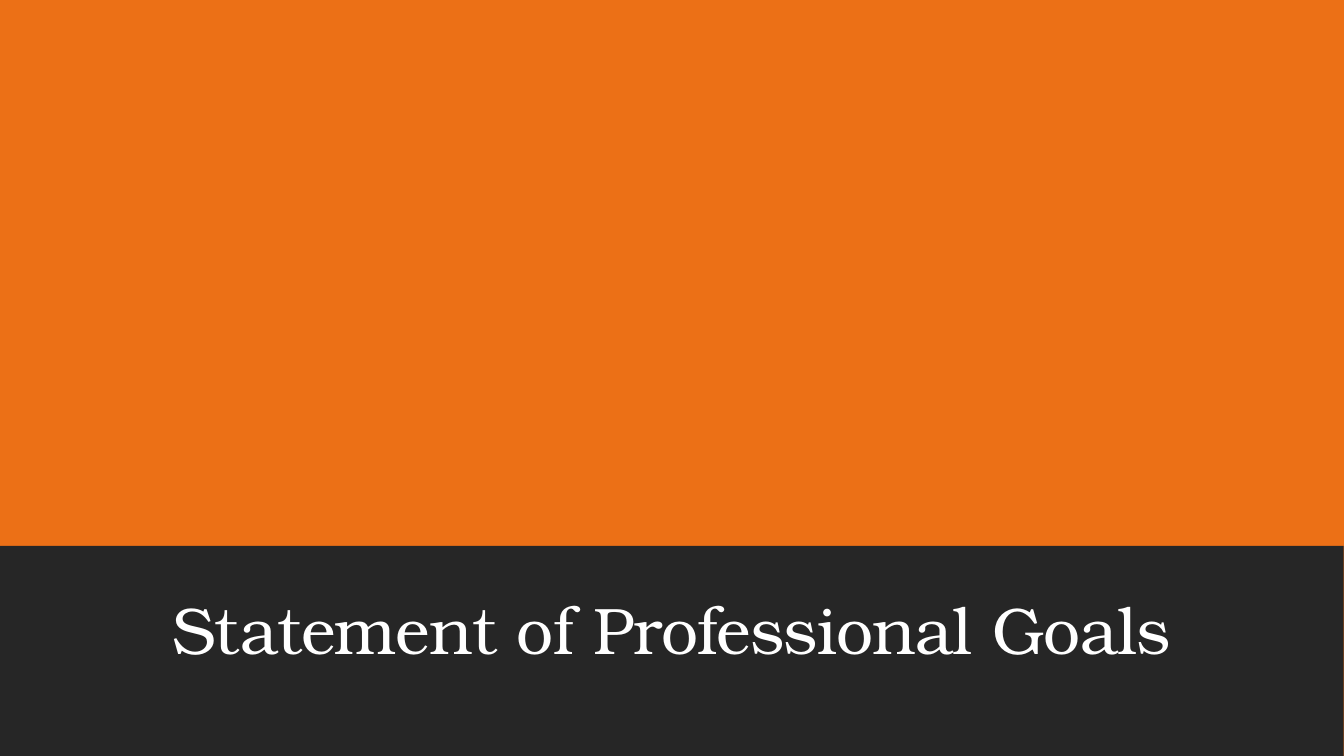
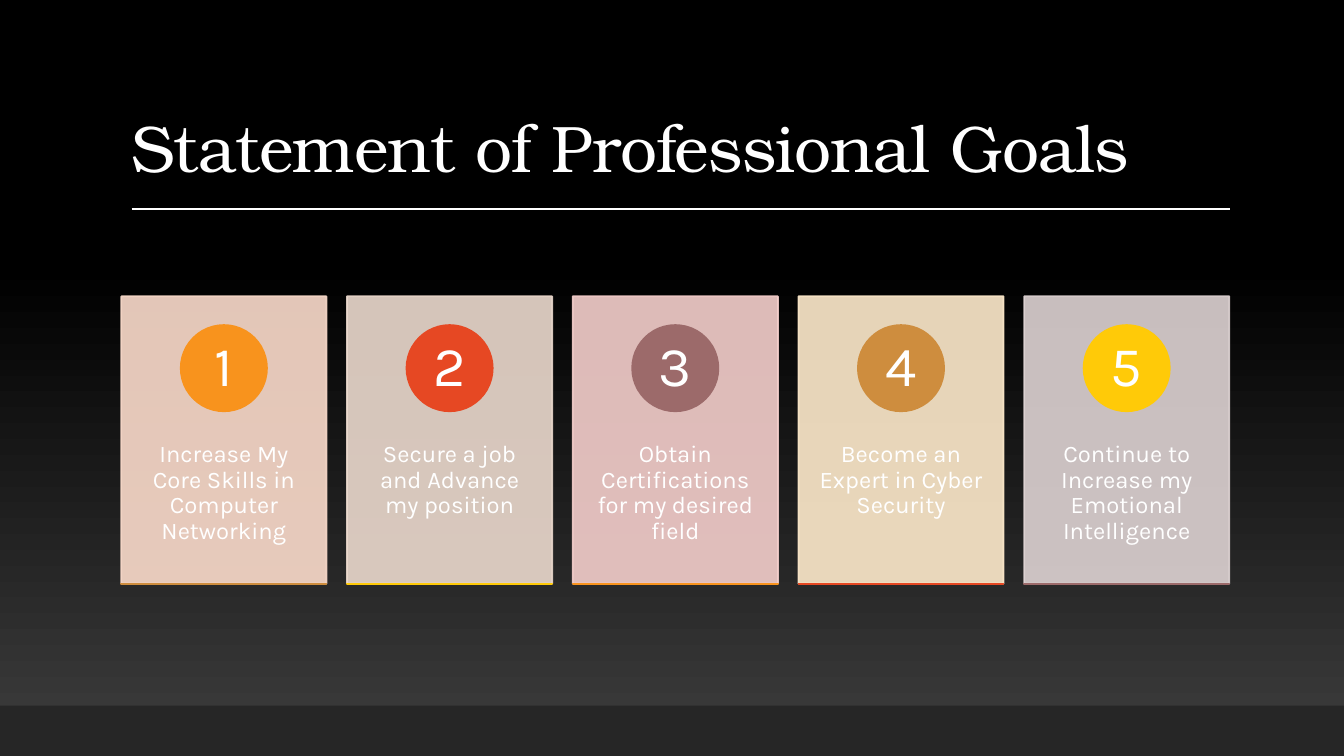
Before and after one commit to Ploppa-Smurph/ctec107_SkillsforITSuccess, a slide deck: slide 6 of ePortfolio/JSWePort.pptx. Drawn at 1344x756 pixels with LibreOffice and Linux fonts; fonts in the diff are those of the drawing. Boxes give left, top, right and bottom in pixels: in the first picture for what was removed or moved away, otherwise in the second. Text is boxed around its words. In the diff, an @@ line names an element or a change of style, - is before the commit and + after.

```diff
--- a/ePortfolio/JSWePort.pptx
+++ b/ePortfolio/JSWePort.pptx
@@ background #000000 to gradient #3F3F3F to #000000 @@
@@ rectangle at bbox=[0, 0, 1344, 756]: fill #EC7016 to gradient #3F3F3F to #000000 @@
@@ title "Statement of Professional Goals": place and size @@
-title "Statement of Professional Goals" at bbox=[173, 605, 1171, 655]
+title "Statement of Professional Goals" at bbox=[131, 123, 1129, 173]
@@ title "Statement of Professional Goals" at bbox=[131, 123, 1129, 173]: alignment centre to left; vertical alignment middle to bottom @@
@@ line added from (132, 210) to (1231, 210), #FFFFFF 1 pt @@
@@ group added at bbox=[121, 296, 1230, 584]: 10 rectangles, 10 texts, 5 ellipses @@
+Increase My Core Skills in Computer Networking
+1
+Secure a job and Advance my position
+2
+Obtain Certifications for my desired field
+3
+Become an Expert in Cyber Security
+4
+Continue to Increase my Emotional Intelligence
+5
@@ rectangle: place and size @@
-rectangle at bbox=[0, 546, 1344, 756]
+rectangle at bbox=[0, 706, 1344, 756]
@@ rectangle removed at bbox=[0, 706, 1344, 756] @@
```
Also in this commit, not shown: 6 other slides changed, 1 slide added, 1 slide removed, 1 other file.
